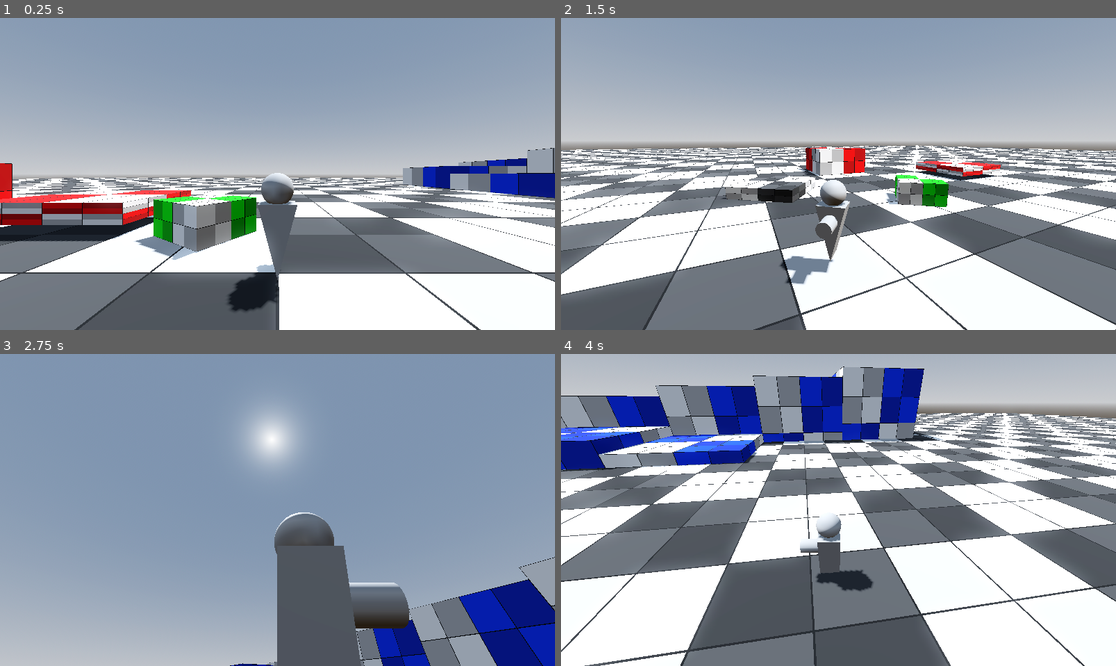
Above: before the commit, frames 1-4 (two rows, left to right).
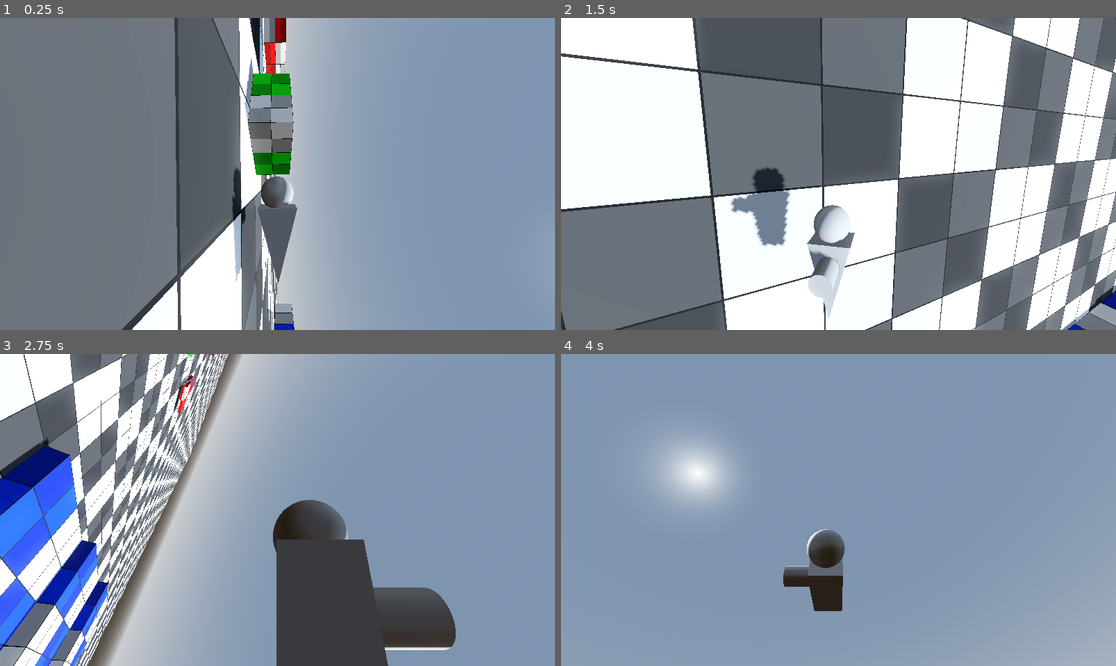
Above: after the commit, the same moments.

Repository: SyntronicZero/floatingblockgame
Game: Godot game, scene res://Levels/TESTING/test_level.tscn
Same seed, same stepped clock (60 frames per second), same inputs: the game is played once before the commit and once after it.
Inputs (mouse positions are in pixels of both pictures, inside the frame that each line leads up to):
- Up to frame 1 (0.25 s): no input
- Up to frame 2 (1.5 s): tap Enter at 0.5 s; move the mouse to (960, 158) at 0.52 s; hold D (Right) 0.53-1.28 s; tap Space (Jump) at 0.6, 0.77, 1.07 s; click (960, 158) at 0.67 s; move the mouse to (727, 189) at 1.27 s; hold S (Backward) from 1.28 s (still down); tap T at 1.35 s
- Up to frame 3 (2.75 s): tap Space (Jump) at 1.52, 1.55, 1.82, 2.3 s; move the mouse to (333, 441) at 2.02 s; release S (Backward) at 2.03 s; hold D (Right) from 2.03 s (still down); tap Y at 2.1 s
- Up to frame 4 (4 s): move the mouse to (810, 572) at 2.77 s; release D (Right) at 2.78 s; hold W (Forward) 2.78-3.53 s; tap Z at 2.85 s; click (810, 572) at 2.92 s; tap Space (Jump) at 3.02, 3.05, 3.32, 3.77, 3.8 s; move the mouse to (1005, 556) at 3.52 s; hold A (Left) from 3.53 s (still down); tap G at 3.6 s

The runs differ from the first frame. In frame 1, 77% of the frame differs, in the area x 0-100%, y 0-100%; in frame 2, 80%; in frame 3, 58%; in frame 4, 96%.

Commit message:
TINY WORLDS BABBBBBBYYYYYYYYY

Diff:
--- a/Player/3rd_person_cam.gd
+++ b/Player/3rd_person_cam.gd
@@ -6,8 +6,11 @@
 @onready var camera_location_z_node: Node3D = $CameraRotationY/CameraRotationX/CameraLocationZ
 @onready var camera_3d: Camera3D = $SmoothCamera/Camera3D
 @onready var cam_wall_detection: RayCast3D = $CameraRotationY/CameraRotationX/WallDetection
+@onready var look_detection_node: RayCast3D = $CameraRotationY/CameraRotationX/LookDetection
+
 
 var cam_basis: Basis
+var cam_global_basis: Basis
 
 var input_dir: Vector2
 @export var cam_lerp_node: Marker3D
@@ -25,7 +28,8 @@
 		camera_rotation = new_value
 		camera_rotation_x_node.rotation.x = camera_rotation.x
 		camera_rotation_y_node.rotation.y = camera_rotation.y
-		cam_basis = camera_rotation_y_node.global_basis
+		cam_basis = camera_rotation_y_node.basis
+		cam_global_basis = camera_rotation_y_node.global_basis
 
 func _ready() -> void:
 	if cam_lerp_node != null:
@@ -33,11 +37,13 @@
 
 func _physics_process(delta: float) -> void:
 	if cam_lerp_node != null:
-		position = lerp(position, cam_lerp_node.global_position, .3)
+		transform = lerp(transform, cam_lerp_node.global_transform, .3)
 	#camera_location_z_node.position.z = lerp(camera_location_z_node.position.z, zoom, .1)
 	#cam_wall_detection.target_position.z = zoom
 	_camera_wall_collision()
 	_camera_movement(camera_rotation, input_dir)
+	cam_basis = camera_rotation_y_node.basis
+	cam_global_basis = camera_rotation_y_node.global_basis
 
 func _input(event: InputEvent) -> void:
 	input_dir = Input.get_vector("Cont Look Left", "Cont Look Right", "Cont Look Up", "Cont Look Down")
--- a/Player/3rd_person_cam.tscn
+++ b/Player/3rd_person_cam.tscn
@@ -18,6 +18,11 @@
 target_position = Vector3(0, 0, 0)
 hit_back_faces = false
 
+[node name="LookDetection" type="RayCast3D" parent="CameraRotationY/CameraRotationX"]
+exclude_parent = false
+target_position = Vector3(0, 0, -20)
+hit_back_faces = false
+
 [node name="SmoothCamera" type="Node3D" parent="."]
 transform = Transform3D(1, 0, 0, 0, 1, 0, 0, 0, 1, 0, 0, 0.5)
 script = ExtResource("2_3w2ck")
--- a/Player/player.gd
+++ b/Player/player.gd
@@ -7,6 +7,7 @@
 
 @export var camera_node: Node3D
 var camera_basis: Basis
+var camera_global_basis: Basis
 
 const MESH_ROTATION_SPEED = 15.0
 var _theta: float
@@ -17,41 +18,89 @@
 
 var input_dir: Vector2
 var direction: Vector3
+var global_direction: Vector3
+
+var set_up_direction: Quaternion
+var new_rotation: Quaternion
+var gravity_direction: Vector3 = Vector3(0, -1, 0)
+var local_velocity: Vector3
+var set_gravity_speed: float
+
 func _ready() -> void:
+	gravity_direction = Vector3(1, 0, 0)
 	if camera_node != null:
 		camera_basis = camera_node.cam_basis
+
+func _input(event: InputEvent) -> void:
+	if Input.is_action_just_pressed("Right Bumper"):
+		if camera_node.look_detection_node.is_colliding():
+			gravity_direction = -camera_node.look_detection_node.get_collision_normal()
 
 
 func _physics_process(delta: float) -> void:
 	# Add the gravity.
 	camera_basis = camera_node.cam_basis
+	camera_global_basis = camera_node.cam_global_basis
 	if not is_on_floor():
-		velocity += get_gravity() * delta
+		set_gravity_speed += -9.8 * delta
+	else:
+		set_gravity_speed = 0
+	print(set_gravity_speed)
 
 	# Handle jump.
 	if Input.is_action_just_pressed("Jump") and is_on_floor():
-		velocity.y = JUMP_VELOCITY
+		set_gravity_speed += JUMP_VELOCITY
+
 
 	# Get the input direction and handle the movement/deceleration.
 	# As good practice, you should replace UI actions with custom gameplay actions.
 	input_dir = Input.get_vector("Left", "Right", "Forward", "Backward")
 
 	direction = (camera_basis * Vector3(input_dir.x, 0, input_dir.y))
+	global_direction = (camera_global_basis * Vector3(input_dir.x, 0, input_dir.y))
 	if is_on_floor():
 		_ground_movement(delta, 1)
 		_mesh_rotation(delta, 1)
 	else:
 		_ground_movement(delta, .3)
 		_mesh_rotation(delta, .5)
+	gravity_rotation(gravity_direction)
 	move_and_slide()
 
+#func _ground_movement(delta, friction):
+	#if input_dir:
+		#velocity.x = lerp(velocity.x, direction.x * SPEED, ACCELERATION * delta * friction) #move when input
+		#velocity.z = lerp(velocity.z, direction.z * SPEED, ACCELERATION * delta * friction)
+	#else:
+		#velocity.x = lerp(velocity.x, 0.0, ACCELERATION * delta * friction) #slow to stop when not moving
+		#velocity.z = lerp(velocity.z, 0.0, ACCELERATION * delta * friction)
+
+
+
+var smooth_move: Vector3
+var platform_velocity: Vector3
+
 func _ground_movement(delta, friction):
-	if input_dir:
-		velocity.x = lerp(velocity.x, direction.x * SPEED, ACCELERATION * delta * friction) #move when input
-		velocity.z = lerp(velocity.z, direction.z * SPEED, ACCELERATION * delta * friction)
+	var forward = camera_global_basis.z
+	var right = camera_global_basis.x
+	var movement: Vector3
+	var on_platform: bool = false
+	movement = forward * input_dir.y * SPEED
+	movement += right * input_dir.x * SPEED
+	#if get_platform_velocity():
+		#platform_velocity = get_platform_velocity()
+
+	smooth_move = lerp(smooth_move, movement, ACCELERATION * delta * friction)
+	platform_velocity = lerp(platform_velocity, get_platform_velocity() * 2, ACCELERATION * delta * friction)
+
+	if get_platform_velocity():
+		velocity = smooth_move + (set_gravity_speed * camera_global_basis.y)
 	else:
-		velocity.x = lerp(velocity.x, 0.0, ACCELERATION * delta * friction) #slow to stop when not moving
-		velocity.z = lerp(velocity.z, 0.0, ACCELERATION * delta * friction)
+		velocity = smooth_move + (set_gravity_speed * camera_global_basis.y) + platform_velocity
+
+	#print(str(movement) + " movement")
+	##print(str(velocity) + " velocity")
+	#print(local_velocity)
 
 func _mesh_rotation(delta, rotation_strength: float):
 	#var mesh_direction = atan2(-direction.x, -direction.z)
@@ -65,5 +114,12 @@
 		mesh_rotation_z_node.rotation.z = lerp(mesh_rotation_z_node.rotation.z, clamp(theta_remaped * sign(_theta), -deg_to_rad(25), deg_to_rad(25)), .2)
 	else:
 		mesh_rotation_z_node.rotation.z = lerp(mesh_rotation_z_node.rotation.z, 0.0, .2)
-		print("rotata")
+		#sprint("rotata")
 #clamp(_theta, -deg_to_rad(25), deg_to_rad(25))
+
+func gravity_rotation(grav_direction) -> void:
+	if gravity_direction:
+		set_up_direction = Quaternion(global_basis.y, -grav_direction) * quaternion
+	#new_rotation = new_rotation.slerp(set_up_direction, 1)
+	up_direction = -gravity_direction
+	global_basis = set_up_direction
--- a/Player/player.tscn
+++ b/Player/player.tscn
@@ -15,6 +15,7 @@
 
 [node name="Player" type="CharacterBody3D" node_paths=PackedStringArray("camera_node")]
 collision_layer = 0
+platform_on_leave = 2
 script = ExtResource("1_4ntmi")
 camera_node = NodePath("3rdPersonCam")
 
--- a/project.godot
+++ b/project.godot
@@ -78,3 +78,8 @@
 , Object(InputEventJoypadButton,"resource_local_to_scene":false,"resource_name":"","device":-1,"button_index":0,"pressure":0.0,"pressed":true,"script":null)
 ]
 }
+"Right Bumper"={
+"deadzone": 0.2,
+"events": [Object(InputEventJoypadButton,"resource_local_to_scene":false,"resource_name":"","device":-1,"button_index":10,"pressure":0.0,"pressed":true,"script":null)
+]
+}
